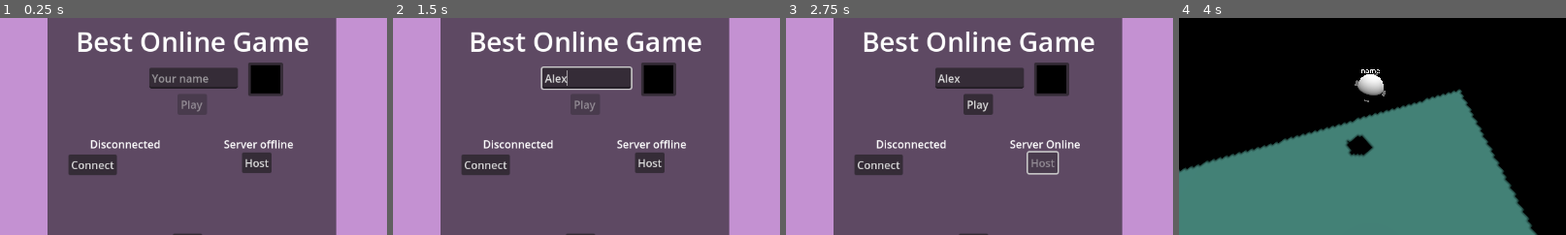
Above: before the commit, frames 1-4 (left to right).
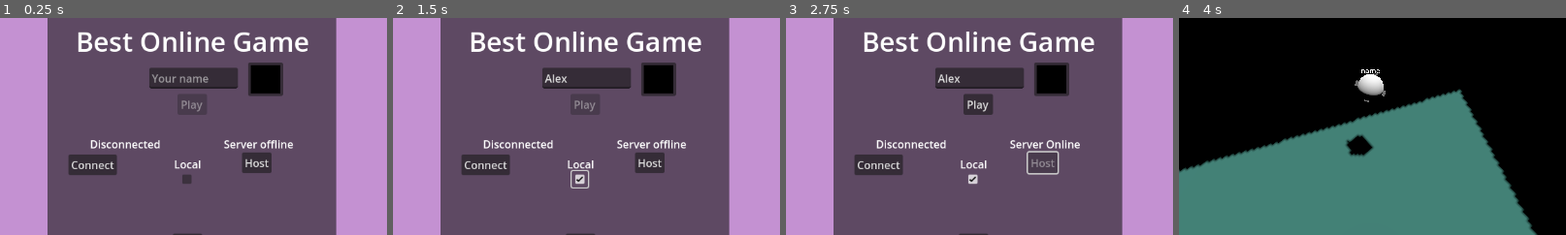
Above: after the commit, the same moments.

Repository: icvara/BestOnnlineGameEver
Game: Godot game, scene res://world/main.tscn
Same seed, same stepped clock (60 frames per second), same inputs: the game is played once before the commit and once after it.
Inputs (mouse positions are % of the whole screen's width and height, from its top left):
- Up to frame 1 (0.25 s): no input
- Up to frame 2 (1.5 s): click (50, 32) at 0.52 s; type "Alex" at 0.6 s; click (49, 55) at 1.25 s, where only the run after the commit has a clickable "Local"
- Up to frame 3 (2.75 s): click "Host" at 2 s
- Up to frame 4 (4 s): click "Play" at 2.75 s; move the mouse to (55, 50) at 3.52 s; hold W (up) from 3.53 s (still down); tap Space (space) at 3.6 s
The pictures show only the part of the screen within x 25-75%, y 18-68%; the shares and areas given below are measured in that part.

The runs differ from the first frame. In frame 1, 0.2% of the frame differs, in the area x 45-52%, y 65-77%; in frame 2, 0.9%, in the area x 38-62%, y 22-79%; in frame 3, 0.3%; in frame 4, nothing differs.

Commit message:
add local option

Diff:
--- a/Menu/Network.gd
+++ b/Menu/Network.gd
@@ -109,3 +109,10 @@
 
 func _on_color_picker_button_color_changed(color: Color) -> void:
 	playercolor = color
+
+
+func _on_check_box_toggled(toggled_on: bool) -> void:
+	if toggled_on:
+		IP_ADDRESS = "127.0.0.1"
+	else:
+		IP_ADDRESS = "158.41.57.177"
--- a/Menu/network.tscn
+++ b/Menu/network.tscn
@@ -108,6 +108,24 @@
 offset_right = 349.5
 offset_bottom = 154.5
 
+[node name="CheckBox" type="CheckBox" parent="Panel"]
+layout_mode = 1
+anchors_preset = -1
+anchor_right = 0.028
+anchor_bottom = 0.049000002
+offset_left = 194.5
+offset_top = 266.5
+offset_right = 206.488
+offset_bottom = 266.637
+
+[node name="Label" type="Label" parent="Panel/CheckBox"]
+layout_mode = 0
+offset_left = -7.0
+offset_top = -22.0
+offset_right = 33.0
+offset_bottom = 1.0
+text = "Local"
+
 [node name="ID_connection" type="Label" parent="."]
 offset_right = 40.0
 offset_bottom = 23.0
@@ -118,3 +136,4 @@
 [connection signal="pressed" from="Panel/Button_Quit" to="." method="_on_button_quit_pressed"]
 [connection signal="text_submitted" from="Panel/LineEdit_playerName" to="." method="_on_line_edit_player_name_text_submitted"]
 [connection signal="color_changed" from="Panel/ColorPickerButton" to="." method="_on_color_picker_button_color_changed"]
+[connection signal="toggled" from="Panel/CheckBox" to="." method="_on_check_box_toggled"]
Not shown, added: export_presets.cfg
